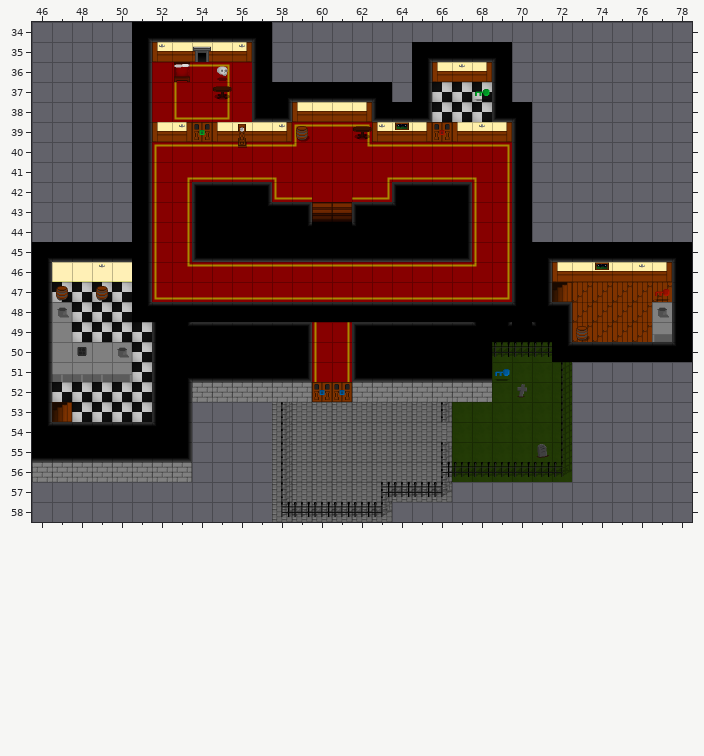
An edit to a level. Tiled map, dev/test3.tmx. Above is the file before it was changed.
Cells are 32x32 px. Shown: x 46..78, y 34..58.
Now the later version:
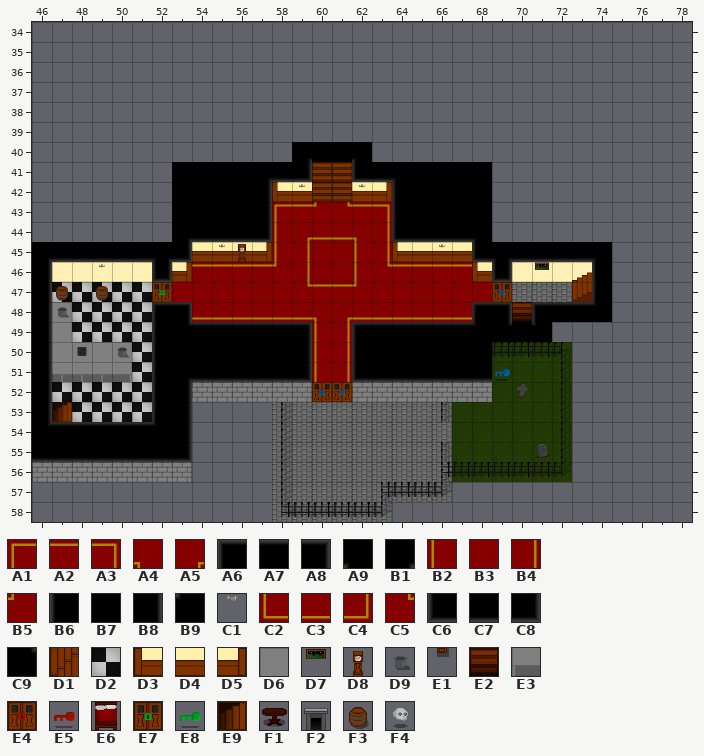
Key: from "baseTiles": A1 0, A2 1, A3 2, A4 3, A5 4, A6 5, A7 6, A8 7, A9 8, B1 9, B2 20, B3 21, B4 22, B5 23, B6 25, B7 26, B8 27, B9 28, C1 29, C2 40, C3 41, C4 42, C5 43, C6 45, C7 46, C8 47, C9 48, D1 63, D2 64, D3 80, D4 81, D5 82, D6 83, D7 88, D8 100, D9 102, E1 120, E2 122 "stairs", E3 123, E4 142 "door", E5 143 "key_red", E6 148, E7 162 "door", E8 163 "key_green", E9 181 "stairs", F1 182, F2 183, F3 184, F4 185 "skull".
__ is an empty cell.
Objects are placed by their top-left corner, in cells (3,4 is the top-left corner of cell 3,4); size is 1x1 cell unless given.
The edit:
{"where": "layer \"First Floor/Tile Layer\" (now hidden)"}
{"y":34,"x":51,"old":"B1 C7 C7 C7 C7 C7 A9","new":"__ __ __ __ __ __ __"}
{"y":35,"x":51,"old":"B8 D3 D4 D4 D4 D5 B6","new":"__ __ __ __ __ __ __"}
{"y":35,"x":65,"old":"B1 C7 C7 C7 A9","new":"__ __ __ __ __"}
{"y":36,"x":51,"old":"B8 B3 A1 A2 A3 B3 B6","new":"__ __ __ __ __ __ __"}
{"y":36,"x":65,"old":"B8 D3 D4 D5 B6","new":"__ __ __ __ __"}
{"y":37,"x":51,"old":"B8 B3 B2 B3 B4 B3 B6 B1 C7 C7 C7 C7 A9","new":"__ __ __ __ __ __ __ __ __ __ __ __ __"}
{"y":37,"x":65,"old":"B8 D2 D2 D2 B6","new":"__ __ __ __ __"}
{"y":38,"x":51,"old":"B8 B3 C2 C3 C4 B3 C6 C8 D3 D4 D4 D5 C6 C7 C8 D2 D2 D2 C6 A9","new":"__ __ __ __ __ __ __ __ __ __ __ __ __ __ __ __ __ __ __ __"}
{"y":39,"x":51,"old":"B8 D3 D5 B3 D3 D4 D4 D5 A1 A2 A2 A3 D3 D4 D5 D2 D3 D4 D5 B6","new":"__ __ __ __ __ __ __ __ __ __ __ __ __ __ __ __ __ __ __ __"}
{"y":40,"x":51,"old":"B8 A1 A2 A2 A2 A2 A2 A2 B5 B3 B3 C5 A2 A2 A2 A2 A2 A2 A3 B6","new":"__ __ __ __ __ __ __ __ __ __ __ __ __ __ __ __ __ __ __ __"}
{"y":41,"x":51,"old":"B8 B2 A5 C3 C3 C3 C3 A4 B3 B3 B3 B3 A5 C3 C3 C3 C3 A4 B4 B6","new":"__ __ __ __ __ __ __ __ __ __ __ __ __ __ __ __ __ __ __ __"}
{"y":42,"x":51,"old":"B8 B2 B4 A6 A7 A7 A8 C2 C3 B3 B3 C3 C4 A6 A7 A7 A8 B2 B4 B6","new":"__ __ __ __ __ __ __ __ __ __ __ __ __ __ __ __ __ __ __ __"}
{"y":43,"x":51,"old":"B8 B2 B4 B6","new":"__ __ __ __"}
{"y":43,"x":57,"old":"C9 A7 A8 B3 B3 A6 A7 B9","new":"__ __ __ __ __ __ __ __"}
{"y":43,"x":67,"old":"B8 B2 B4 B6","new":"__ __ __ __"}
{"y":44,"x":51,"old":"B8 B2 B4 B6 B7 B7 B7 B7 C9 B7 B7 B9 B7 B7 B7 B7 B8 B2 B4 B6","new":"__ __ __ __ __ __ __ __ __ __ __ __ __ __ __ __ __ __ __ __"}
{"y":45,"x":51,"old":"B8 B2 B4 C6 C7 C7 C7 C7 C7 C7 C7 C7 C7 C7 C7 C7 C8 B2 B4 B6 B1","new":"__ __ __ __ __ __ __ __ __ __ __ __ __ __ __ __ __ __ __ __ __"}
{"y":45,"x":74,"old":"C7 C7 C7 C7 A9","new":"__ __ __ __ __"}
{"y":46,"x":51,"old":"B8 B2 C5","new":"__ __ __"}
{"y":46,"x":58,"old":"A2 A2 A2 A2 A2 A2","new":"__ __ __ __ __ __"}
{"y":46,"x":68,"old":"B5 B4 B6 B8 D3 D4 D4 D4 D4 D5 B6","new":"__ __ __ __ __ __ __ __ __ __ __"}
{"y":47,"x":51,"old":"B8 C2 C3 C3 C3 C3 C3 C3 C3 C3 C3 C3 C3 C3 C3 C3 C3 C3 C4 B6 B8 D1 D1 D1 D1 D1 D1 B6","new":"__ __ __ __ __ __ __ __ __ __ __ __ __ __ __ __ __ __ __ __ __ __ __ __ __ __ __ __"}
{"y":48,"x":51,"old":"C9 A7 A7 A7 A7 A7 A7 A7 A7 A7 A7 A7 A7 A7 A7 A7 A7 A7 A7 B9 C9 A8 D1 D1 D1 D1 D6 B6","new":"__ __ __ __ __ __ __ __ __ __ __ __ __ __ __ __ __ __ __ __ __ __ __ __ __ __ __ __"}
{"y":49,"x":72,"old":"B8 D1 D1 D1 D1 E3 B6","new":"__ __ __ __ __ __ __"}
{"y":50,"x":72,"old":"C9 A7 A7 A7 A7 A7 B9","new":"__ __ __ __ __ __ __"}
{"where": "layer \"First Floor/Object Layer\" (now hidden)"}
{"was": "C1 at 52,35"}
{"was": "C1 at 56,35"}
{"was": "F2 at 54,35"}
{"was": "C1 at 67,36"}
{"was": "F4 \"skull\" at 55,36"}
{"was": "E6 at 53,36"}
{"was": "E8 \"key_green\" at 68,37"}
{"was": "F1 at 55,37"}
{"was": "D8 at 56,39"}
{"was": "E4 \"door\" at 66,39"}
{"was": "E7 \"door\" at 54,39"}
{"was": "D7 at 64,39"}
{"was": "C1 at 58,39"}
{"was": "C1 at 63,39"}
{"was": "C1 at 68,39"}
{"was": "C1 at 53,39"}
{"was": "F1 at 62,39"}
{"was": "F3 at 59,39"}
{"was": "E1 at 56,40"}
{"was": "E2 \"stairs\" at 60,43"}
{"was": "E2 \"stairs\" at 61,43"}
{"was": "D7 at 74,46"}
{"was": "C1 at 76,46"}
{"was": "E9 \"stairs\" at 72,47"}
{"was": "E5 \"key_red\" at 77,47"}
{"was": "D9 at 77,48"}
{"was": "F3 at 73,49"}
